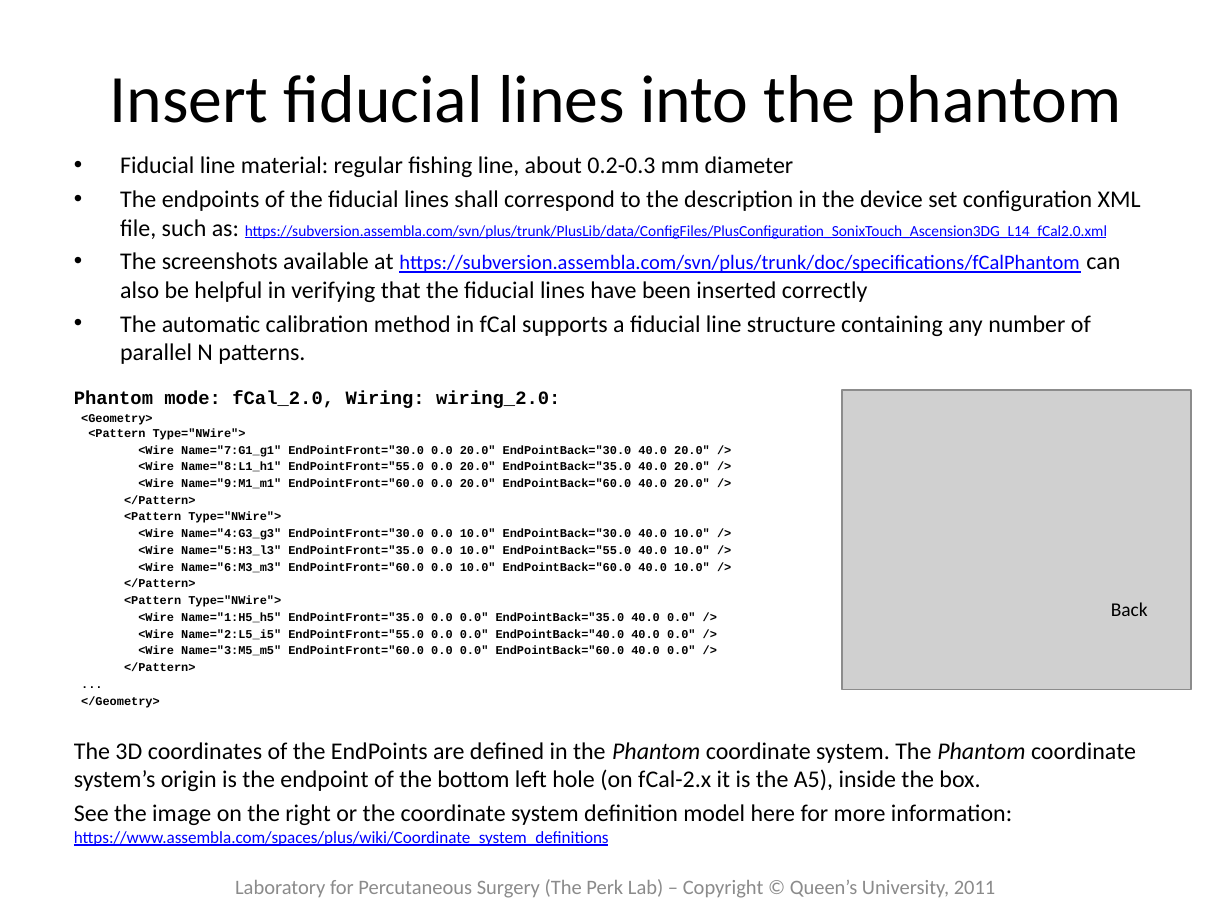
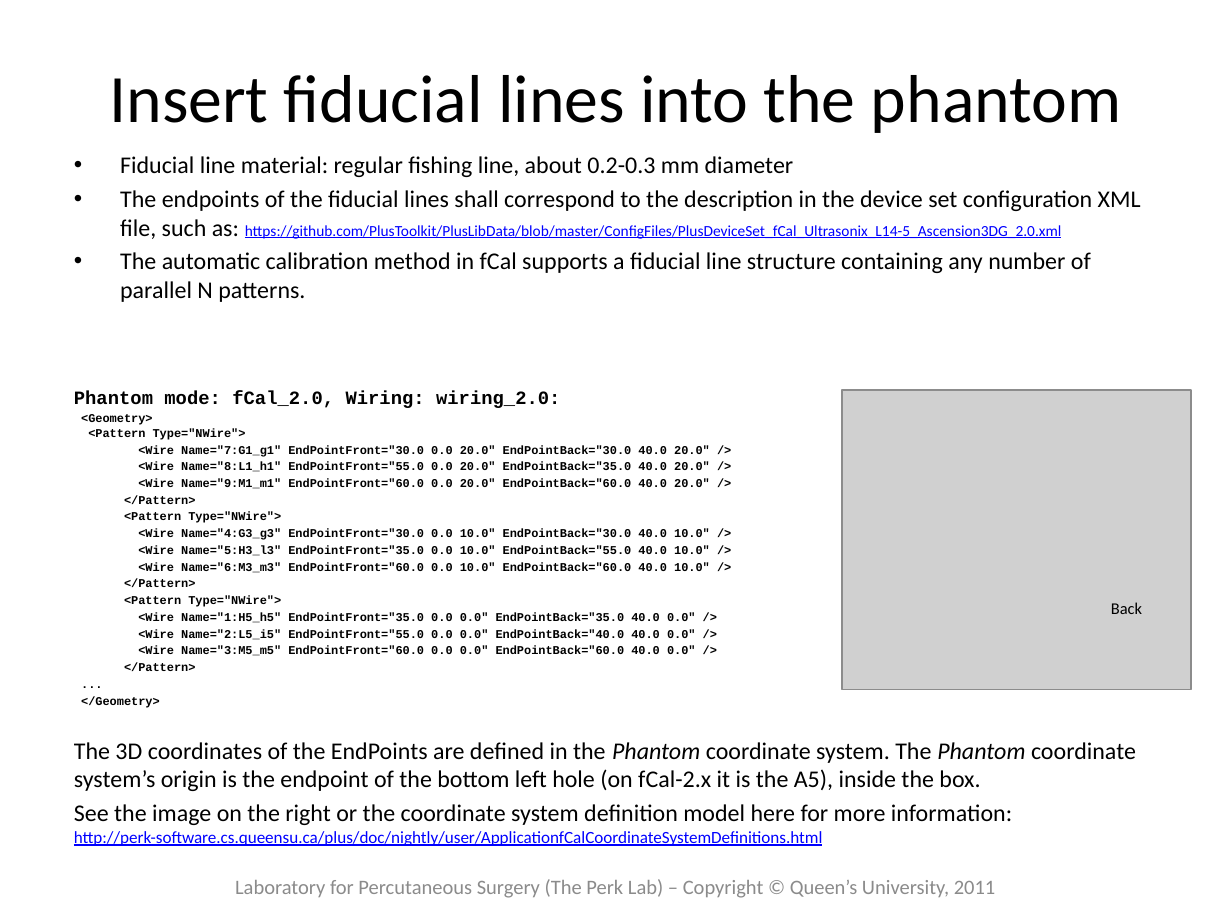
Before and after one commit to PlusToolkit/PlusDoc, a slide deck: slide 4 of tutorials/PlusTutorialBuildingfCalPrintedPhantom.pptx. Drawn at 1232x924 pixels with LibreOffice and Linux fonts; fonts in the diff are those of the drawing; grey boxes stand for pictures. Boxes give left, top, right and bottom in pixels: in the first picture for what was removed or moved away, otherwise in the second. Text is boxed around its words. In the diff, an @@ line names an element or a change of style, - is before the commit and + after.

Commit message:
Updating links to remove Assembla references

```diff
--- a/tutorials/PlusTutorialBuildingfCalPrintedPhantom.pptx
+++ b/tutorials/PlusTutorialBuildingfCalPrintedPhantom.pptx
@@ text at [120,190,1141,239]: text changed; size 14 to 9 pt @@
-• The endpoints of the fiducial lines shall correspond to the description in the device set configuration XML file, such as: https://subversion.assembla.com/svn/plus/trunk/PlusLib/data/ConfigFiles/PlusConfiguration_SonixTouch_Ascension3DG_L14_fCal2.0.xml
-• The screenshots available at https://subversion.assembla.com/svn/plus/trunk/doc/specifications/fCalPhantom can also be helpful in verifying that the fiducial lines have been inserted correctly
+• The endpoints of the fiducial lines shall correspond to the description in the device set configuration XML file, such as: https://github.com/PlusToolkit/PlusLibData/blob/master/ConfigFiles/PlusDeviceSet_fCal_Ultrasonix_L14-5_Ascension3DG_2.0.xml
@@ text "Back" at [1111,602,1142,614]: size 11.4 to 9.6 pt @@
@@ text at [74,804,1012,846]: text changed; size 14 to 10 pt; text colour #000000 to #0000FF @@
-See the image on the right or the coordinate system definition model here for more information:
-https://www.assembla.com/spaces/plus/wiki/Coordinate_system_definitions
+See the image on the right or the coordinate system definition model here for more information:
+http://perk-software.cs.queensu.ca/plus/doc/nightly/user/ApplicationfCalCoordinateSystemDefinitions.html
```
Also in this commit, not shown: 2 other slides changed.
